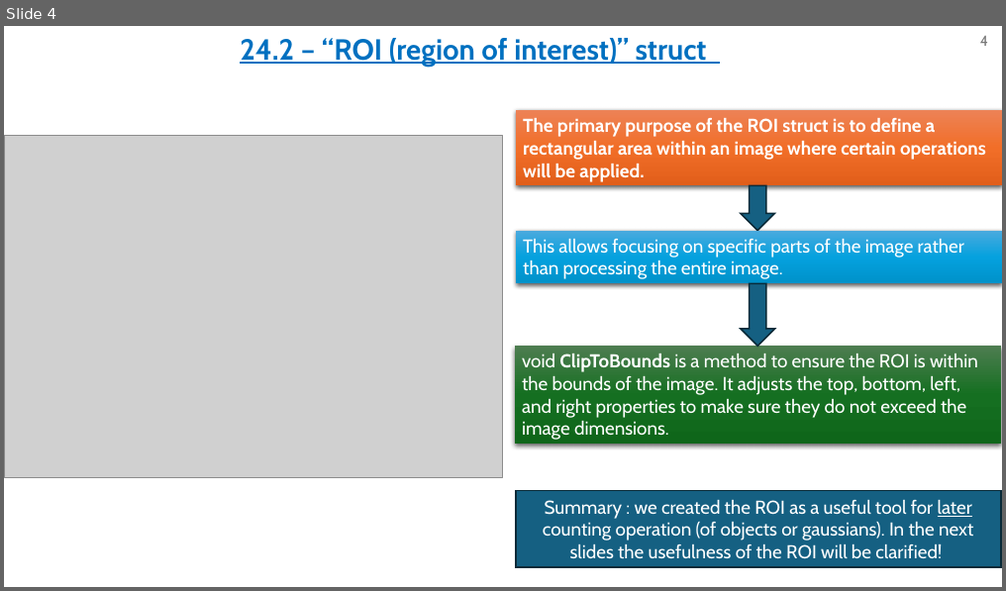
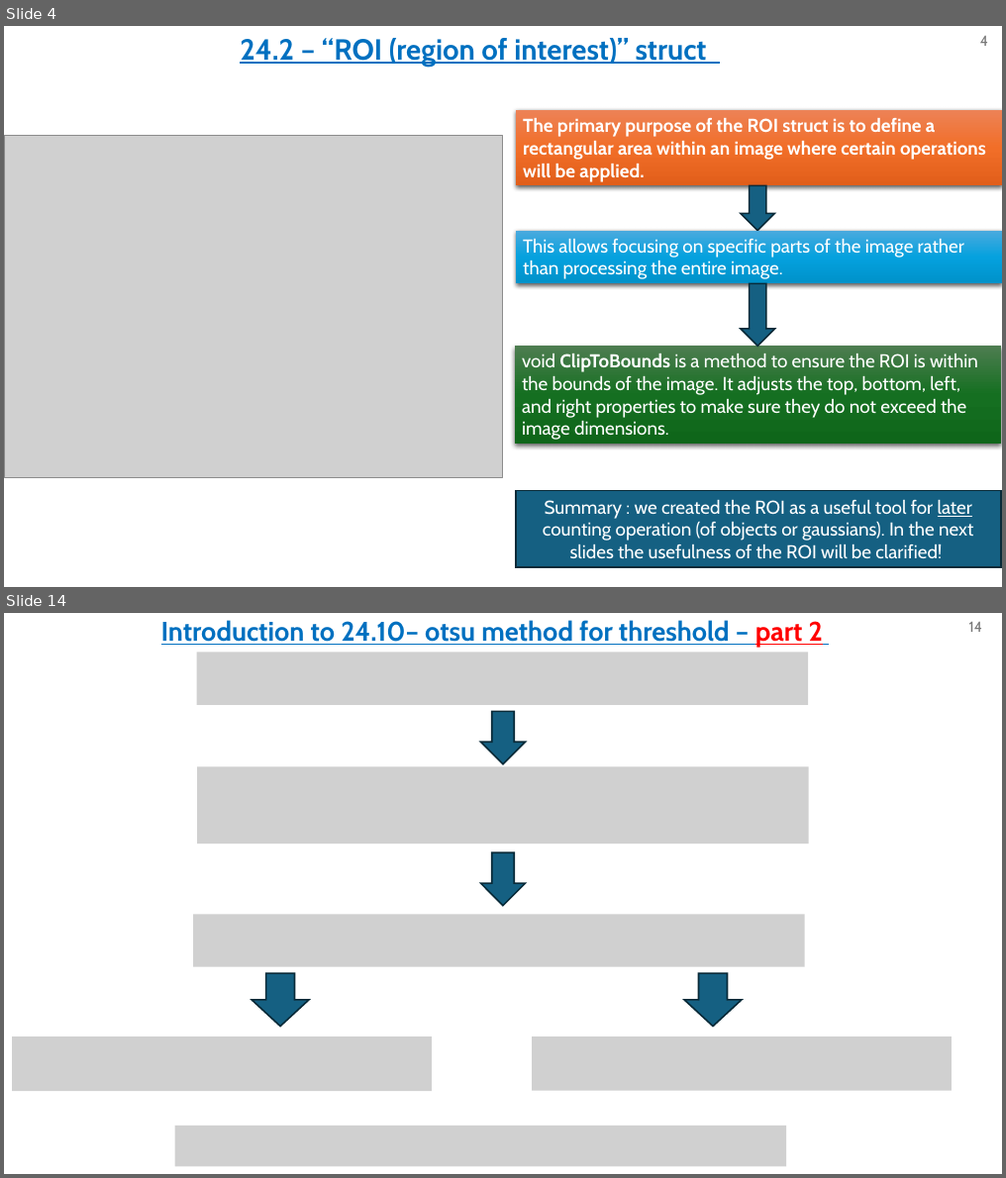
Before and after one commit to omripony/image-processing, a slide deck: labs/lab24- for barak's check/version 2/1950-2210-7939-ImPr24-2.pptx. Shown one above the other, each under a label of ours: slide 4 before the commit, slides 4 and 14 after it; the slides between them are not shown. The pictures are 1006x591 and 1006x1178 pixels, drawn with LibreOffice and Linux fonts; fonts in the diff are those of the drawing; grey boxes stand for pictures. Boxes give left, top, right and bottom in pixels: in the first picture for what was removed or moved away, otherwise in the second. Text is boxed around its words. In the diff, an @@ line names an element or a change of style, - is before the commit and + after.

```diff
--- a/labs/lab24- for barak's check/version 2/1950-2210-7939-ImPr24-2.pptx
+++ b/labs/lab24- for barak's check/version 2/1950-2210-7939-ImPr24-2.pptx
@@ slide 14 added at [4, 613, 1002, 1174], background #FFFFFF @@
@@ text added at [161, 620, 823, 647], 25.9 pt, text #0070C0, bold, underline @@
+Introduction to 24.10– otsu method for threshold – part 2
@@ page number added at [969, 622, 982, 632], 14 pt, text #797979 @@
+14
@@ picture added at [197, 652, 809, 705] @@
@@ down arrow added at [481, 711, 526, 764], fill #156082, outline #092A39 1.5 pt @@
@@ picture added at [197, 766, 809, 844] @@
@@ down arrow added at [481, 853, 526, 906], fill #156082, outline #092A39 1.5 pt @@
@@ picture added at [193, 914, 805, 967] @@
@@ down arrow added at [252, 973, 310, 1027], fill #156082, outline #092A39 1.5 pt @@
@@ down arrow added at [684, 973, 743, 1027], fill #156082, outline #092A39 1.5 pt @@
@@ picture added at [12, 1037, 432, 1091] @@
@@ picture added at [532, 1037, 951, 1090] @@
@@ picture added at [175, 1126, 787, 1167] @@
```
Also in this commit, not shown: 13 slides changed, 10 other slides added, 28 other files.
